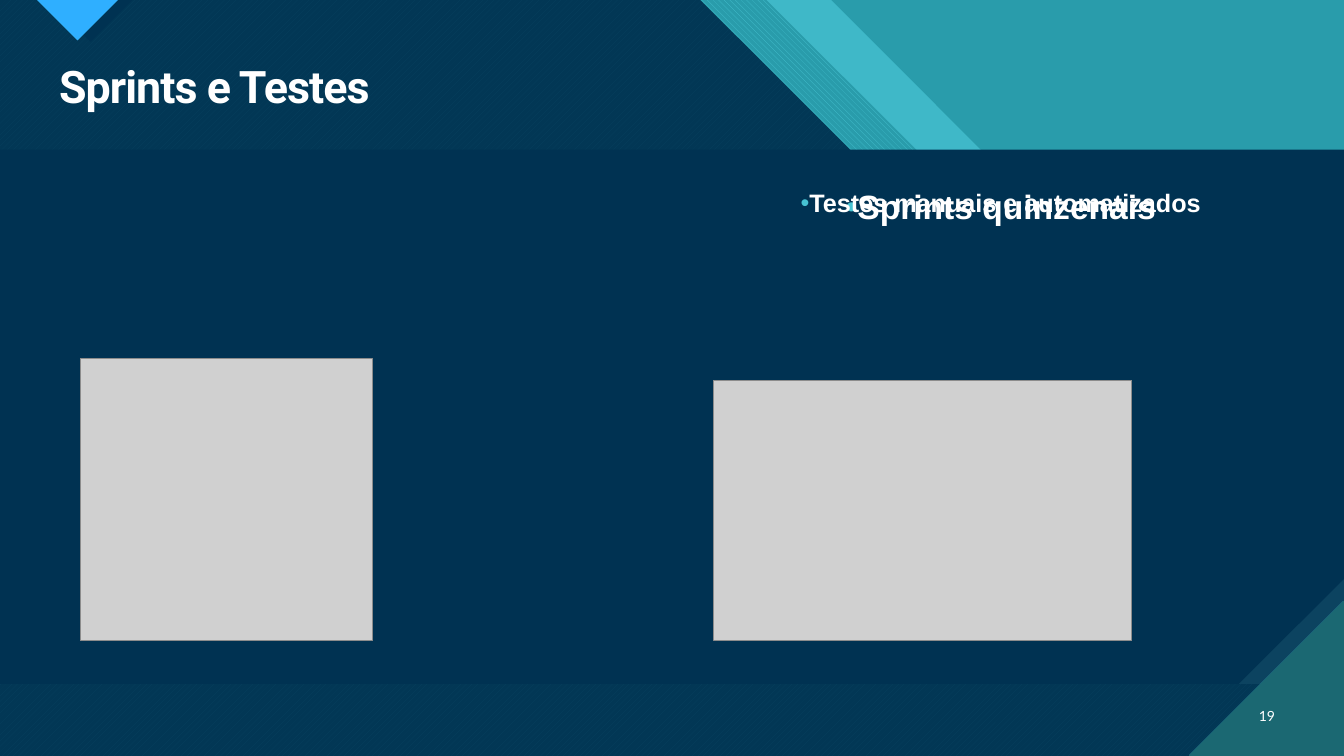
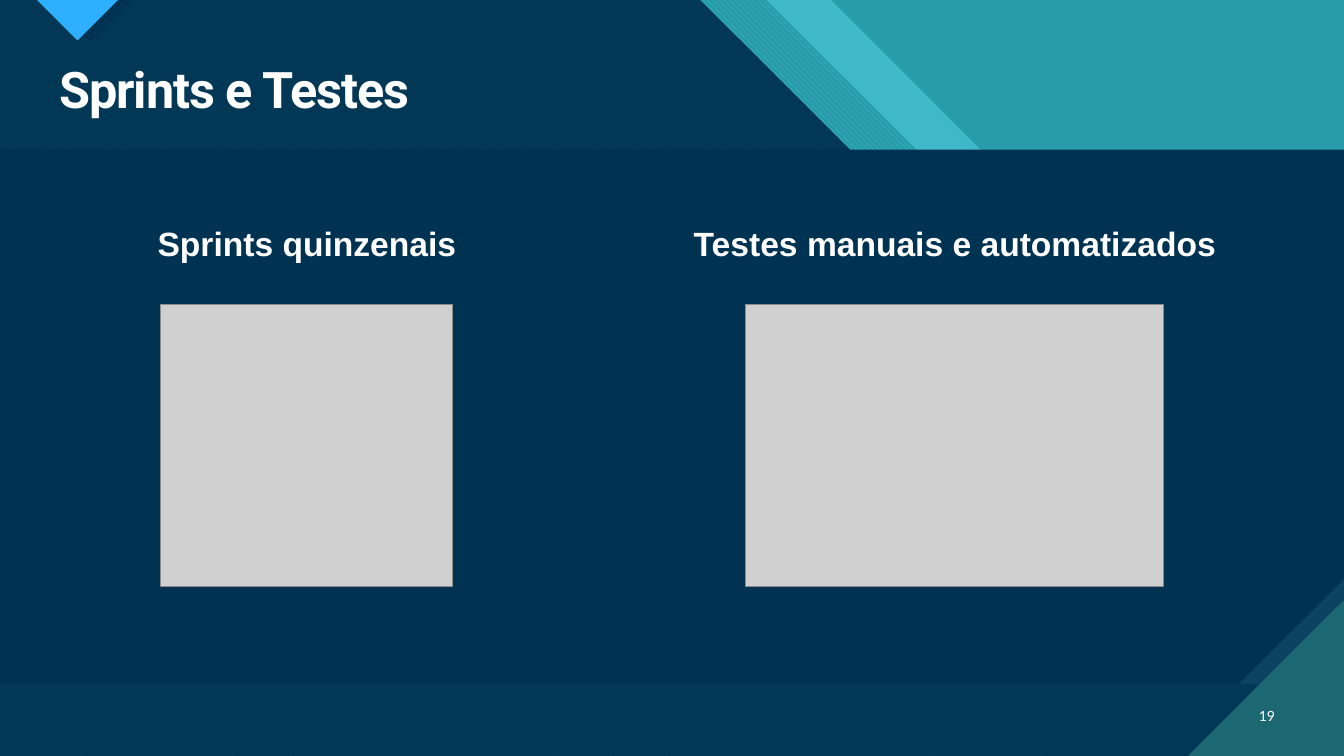
Before and after one commit to pedrocarrega/tese_mestrado_21-22, a slide deck: slide 19 of relatorio_preliminar/presentation.pptx. Drawn at 1344x756 pixels with LibreOffice and Linux fonts; fonts in the diff are those of the drawing; grey boxes stand for pictures. Boxes give left, top, right and bottom in pixels: in the first picture for what was removed or moved away, otherwise in the second. Text is boxed around its words. In the diff, an @@ line names an element or a change of style, - is before the commit and + after.

```diff
--- a/relatorio_preliminar/presentation.pptx
+++ b/relatorio_preliminar/presentation.pptx
@@ title "Sprints e Testes" at (x1=59, y1=70, x2=409, y2=119): size 32 to 36 pt @@
@@ text "Sprints quinzenais" moved from (x1=857, y1=194, x2=973, y2=226) to (x1=158, y1=231, x2=457, y2=263) @@
@@ text "Sprints quinzenais" at (x1=158, y1=231, x2=457, y2=263): alignment left to centre; bullet • to none @@
@@ text "Testes manuais e automatizados" moved from (x1=809, y1=191, x2=1200, y2=217) to (x1=694, y1=231, x2=1216, y2=257) @@
@@ text "Testes manuais e automatizados" at (x1=694, y1=231, x2=1216, y2=257): size 18 to 24 pt; alignment left to centre; bullet • to none @@
@@ picture moved from (x1=81, y1=359, x2=373, y2=641) to (x1=161, y1=304, x2=454, y2=587) @@
@@ picture resized from (x1=714, y1=380, x2=1132, y2=640) to (x1=746, y1=304, x2=1165, y2=587) @@
```
Also in this commit, not shown: 6 other slides changed, 2 slides added, 2 slides removed.
